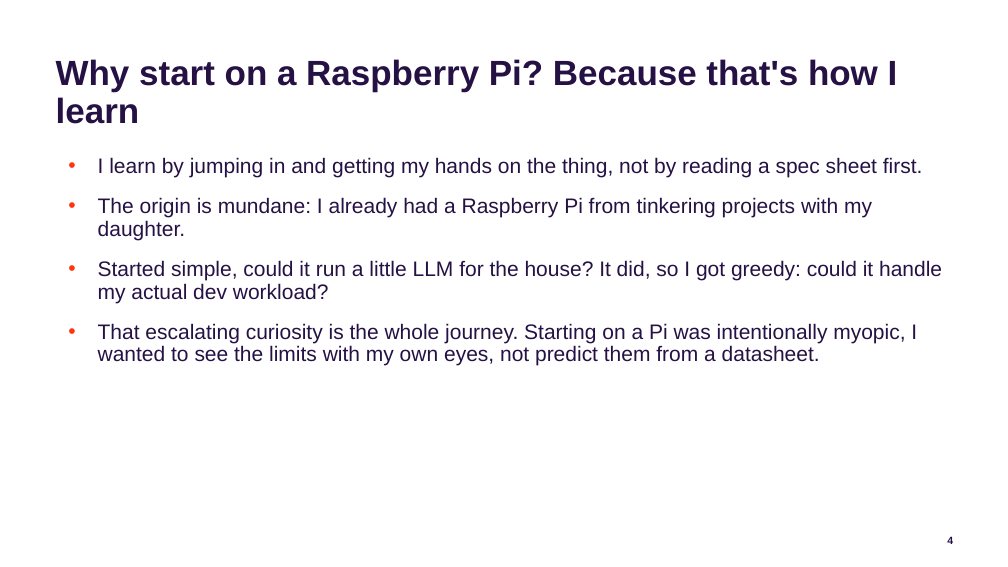
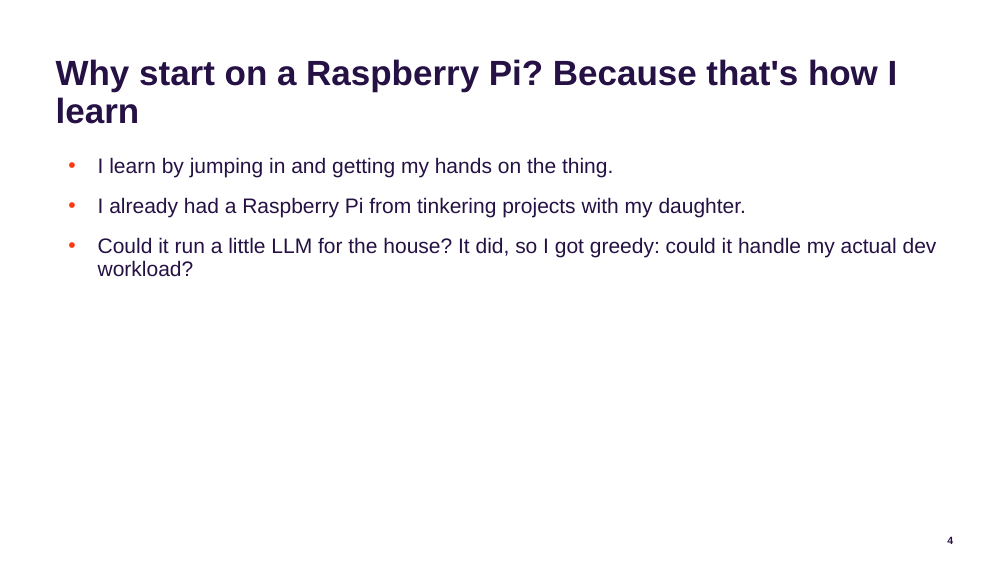
Before and after one commit to jconnolly/local-llm-pi5, a slide deck: slide 4 of local-llm-datasociety.pptx. Drawn at 1008x567 pixels with LibreOffice and Linux fonts; fonts in the diff are those of the drawing; background and template pictures are left out. Boxes give left, top, right and bottom in pixels: in the first picture for what was removed or moved away, otherwise in the second. Text is boxed around its words. In the diff, an @@ line names an element or a change of style, - is before the commit and + after.

```diff
--- a/local-llm-datasociety.pptx
+++ b/local-llm-datasociety.pptx
@@ text at bbox=[98, 157, 937, 277]: text changed @@
-• I learn by jumping in and getting my hands on the thing, not by reading a spec sheet first.
-• The origin is mundane: I already had a Raspberry Pi from tinkering projects with my daughter.
-• Started simple, could it run a little LLM for the house? It did, so I got greedy: could it handle my actual dev workload?
-• That escalating curiosity is the whole journey. Starting on a Pi was intentionally myopic, I wanted to see the limits with my own eyes, not predict them from a datasheet.
+• I learn by jumping in and getting my hands on the thing.
+• I already had a Raspberry Pi from tinkering projects with my daughter.
+• Could it run a little LLM for the house? It did, so I got greedy: could it handle my actual dev workload?
```
Also in this commit, not shown: 2 other slides changed, 4 other files.
